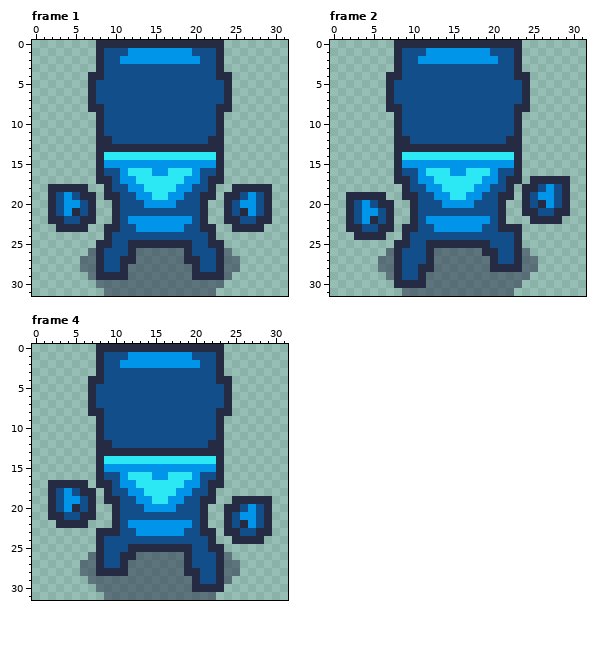
Two versions of one pixel-art file, Aseprite/Characters/Blue Character/normal/Blue_character_move_up-32.aseprite. Above is the file before it was changed.
32x32 pixels, 4 frames. Shown: frame 1, frame 2, frame 4. The commit also changed other frames, which this record leaves out.
Now the later version:
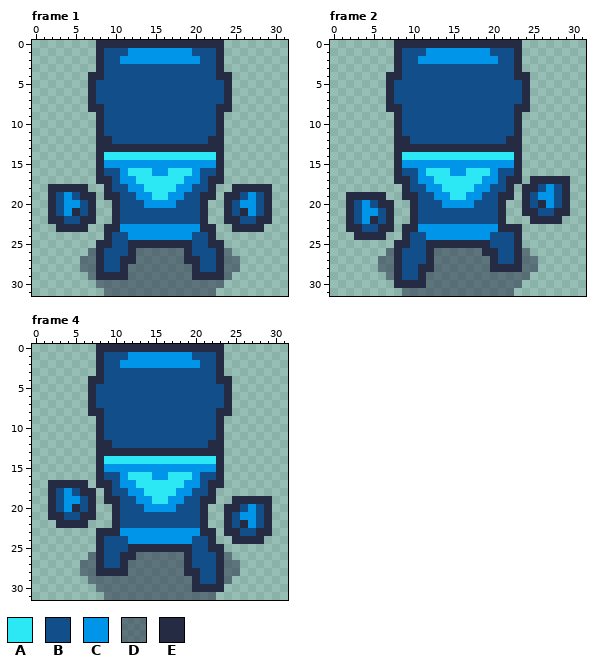
Palette (. is transparent): A #2ce8f5  B #124e89  C #0095e9  D #262b4480  E #262b44
Edits made:
Frame 1, layer "Layer 1":
Colour B replaces colour C in row 22 at x 12 to 19.
Colour C replaces colour B in row 23 at x 11 to 12 and 19 to 20; in row 24 at x 12 to 19.
Frame 2, layer "Layer 1": the same change as frame 1
Frame 4, layer "Layer 1": the same change as frame 1
